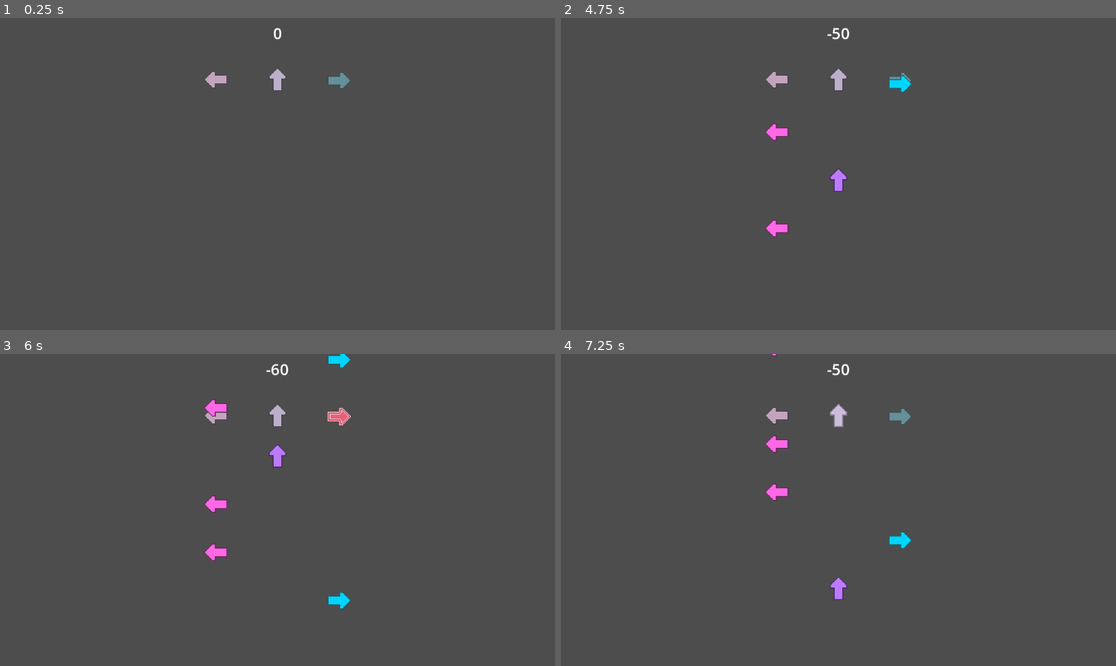
Above: before the commit, frames 1-4 (two rows, left to right).
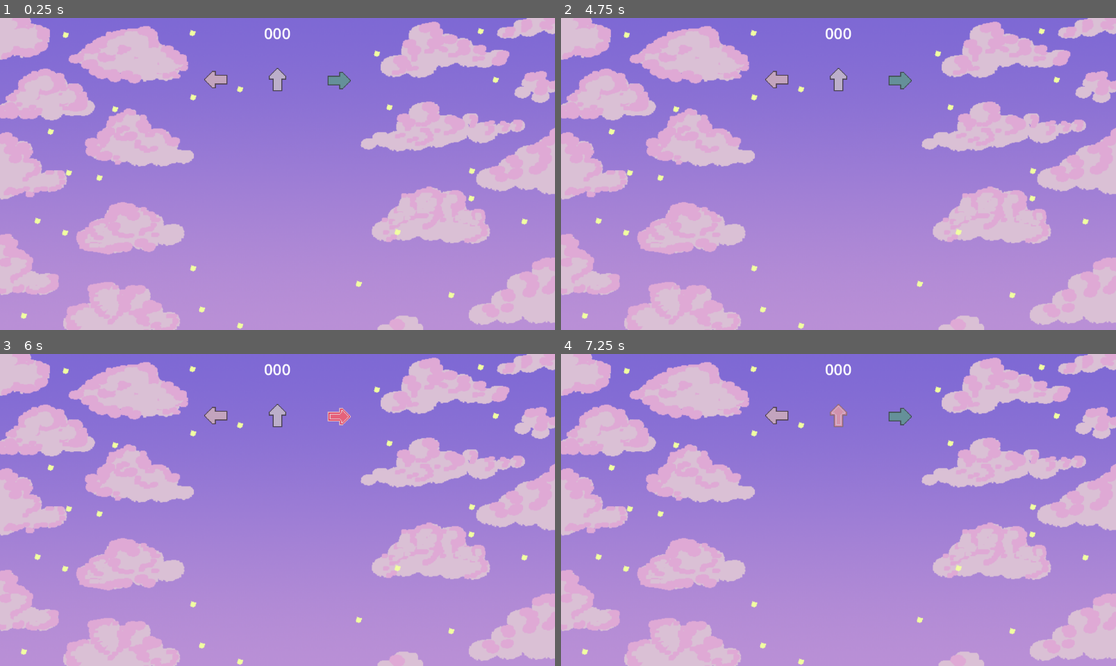
Above: after the commit, the same moments.

Repository: xKiniax/Music-Assignment-Godot
Game: Godot game, scene res://scenes/game.tscn
Same seed, same stepped clock (60 frames per second), same inputs: the game is played once before the commit and once after it. The project has no main scene, so this scene is started directly.
Inputs:
- Up to frame 1 (0.25 s): no input
- Up to frame 2 (4.75 s): tap Enter at 0.5 s; hold Right (ui_right) 0.53-1.28 s; hold Left (Left) 1.28-2.03 s; hold Right (ui_right) 2.03-2.78 s; hold Up (ui_up) 2.78-3.53 s; hold Left (Left) from 3.53 s (still down)
- Up to frame 3 (6 s): release Left (Left) at 5.78 s; hold Right (ui_right) from 5.78 s (still down)
- Up to frame 4 (7.25 s): release Right (ui_right) at 6.53 s; hold Up (ui_up) from 6.53 s (still down)

The runs differ from the first frame. In frame 1, 100% of the frame differs, in the area x 0-100%, y 0-100%; in frame 2, 100%; in frame 3, 100%; in frame 4, 100%.
Error after the commit: Parse Error: Identifier "lane" not declared in the current scope. (res://scripts/Game.gd:95)

Commit message:
Attempted to implement more complicated code

Diff:
--- /dev/null
+++ b/music-game-project/Conductor.gd
@@ -0,0 +1,75 @@
+extends AudioStreamPlayer2D
+
+
+@export var bpm := 100
+@export var measures := 4
+
+# Tracking the beat and song position
+var song_position = 0.0
+var song_position_in_beats = 1
+var sec_per_beat = 60.0 / bpm
+var last_reported_beat = 0
+var beats_before_start = 0
+var measure = 1
+
+# Determining how close to the beat an event is
+var closest = 0
+var time_off_beat = 0.0
+
+signal beat(position)
+signal measur(position)
+
+
+func _ready():
+	sec_per_beat = 60.0 / bpm
+
+
+func _physics_process(_delta):
+	if playing:
+		song_position = get_playback_position() + AudioServer.get_time_since_last_mix()
+		song_position -= AudioServer.get_output_latency()
+		song_position_in_beats = int(floor(song_position / sec_per_beat)) + beats_before_start
+		_report_beat()
+
+
+func _report_beat():
+	if last_reported_beat < song_position_in_beats:
+		if measure > measures:
+			measure = 1
+		emit_signal("beat", song_position_in_beats)
+		emit_signal("measure", measure)
+		last_reported_beat = song_position_in_beats
+		measure += 1
+
+
+func play_with_beat_offset(num):
+	beats_before_start = num
+	$StartTimer.wait_time = sec_per_beat
+	$StartTimer.start()
+
+
+func closest_beat(nth):
+	closest = int(round((song_position / sec_per_beat) / nth) * nth)
+	time_off_beat = abs(closest * sec_per_beat - song_position)
+	return Vector2(closest, time_off_beat)
+
+
+func play_from_beat(beat, offset):
+	play()
+	seek(beat * sec_per_beat)
+	beats_before_start = offset
+	measure = beat % measures
+
+
+func _on_StartTimer_timeout():
+	song_position_in_beats += 1
+	if song_position_in_beats < beats_before_start - 1:
+		$StartTimer.start()
+	elif song_position_in_beats == beats_before_start - 1:
+		$StartTimer.wait_time = $StartTimer.wait_time - (AudioServer.get_time_to_next_mix() +
+														AudioServer.get_output_latency())
+		$StartTimer.start()
+	else:
+		play()
+		$StartTimer.stop()
+	_report_beat()
--- /dev/null
+++ b/music-game-project/scenes/Conductor.tscn
@@ -0,0 +1,8 @@
+[gd_scene load_steps=2 format=3 uid="uid://uj5qkpxo4aga"]
+
+[ext_resource type="Script" path="res://Conductor.gd" id="1_u2b5n"]
+
+[node name="AudioStreamPlayer2D" type="AudioStreamPlayer2D"]
+script = ExtResource("1_u2b5n")
+
+[node name="StartTimer" type="Timer" parent="."]
--- a/music-game-project/scenes/game.tscn
+++ b/music-game-project/scenes/game.tscn
@@ -1,8 +1,10 @@
-[gd_scene load_steps=5 format=3 uid="uid://c2mbgr0vcsff2"]
+[gd_scene load_steps=7 format=3 uid="uid://c2mbgr0vcsff2"]
 
 [ext_resource type="Script" path="res://scripts/Game.gd" id="1_i3iie"]
 [ext_resource type="PackedScene" uid="uid://dulyi3kb2xwcm" path="res://scenes/Idle_ArrowLeft.tscn" id="2_1xirr"]
+[ext_resource type="Texture2D" uid="uid://bakj118a1hsk5" path="res://Assets/level.png" id="2_ptic1"]
 [ext_resource type="PackedScene" uid="uid://dttliofjqs7do" path="res://scenes/Idle_ArrowUp.tscn" id="3_0ac6x"]
+[ext_resource type="PackedScene" uid="uid://uj5qkpxo4aga" path="res://scenes/Conductor.tscn" id="6_1y2vo"]
 [ext_resource type="PackedScene" uid="uid://cofindrqe6yys" path="res://scenes/Idle_ArrowRight.tscn" id="6_b5f2k"]
 
 [node name="Game" type="Node2D"]
@@ -12,13 +14,18 @@
 [node name="Create" type="Node2D" parent="."]
 
 [node name="Marker2D_AL" type="Marker2D" parent="Create"]
-position = Vector2(448, 512)
+position = Vector2(448, 674)
 
 [node name="Marker2D_AU" type="Marker2D" parent="Create"]
-position = Vector2(576, 512)
+position = Vector2(576, 674)
 
 [node name="Marker2D_AR" type="Marker2D" parent="Create"]
-position = Vector2(704, 512)
+position = Vector2(704, 674)
+
+[node name="Level" type="Sprite2D" parent="Create"]
+position = Vector2(576, 324)
+scale = Vector2(1.2973, 1.296)
+texture = ExtResource("2_ptic1")
 
 [node name="Idle_ArrowLeft" parent="." instance=ExtResource("2_1xirr")]
 position = Vector2(448, 128)
@@ -42,4 +49,6 @@
 horizontal_alignment = 1
 vertical_alignment = 1
 
+[node name="Conductor" parent="." instance=ExtResource("6_1y2vo")]
+
 [connection signal="timeout" from="Timer" to="." method="_on_Timer_timeout"]
--- a/music-game-project/scripts/Game.gd
+++ b/music-game-project/scripts/Game.gd
@@ -6,13 +6,105 @@
 
 var random = 0
 var RNG = RandomNumberGenerator.new()
+var spawn_1_beat = 0
+var spawn_2_beat = 0
+var spawn_3_beat = 1
+var spawn_4_beat = 0
+
+var bpm = 115
+var song_position = 0.0
+var song_position_in_beats = 0
+var last_spawned_beat = 0
+var sec_per_beat = 60.0 / bpm
+
+var bad = 0
+var good = 0
+
+func _ready() -> void:
+	randomize()
+	$Conductor.play_with_beat_offset(8)
 
 func _process(delta: float) -> void:
 
 	$Score/Label.text = str(Global.score)
 
+func _on_Conductor_beat(position):
+	song_position_in_beats = position
+	if song_position_in_beats > 36:
+		spawn_1_beat = 1
+		spawn_2_beat = 1
+		spawn_3_beat = 1
+		spawn_4_beat = 1
+	if song_position_in_beats > 98:
+		spawn_1_beat = 2
+		spawn_2_beat = 0
+		spawn_3_beat = 1
+		spawn_4_beat = 0
+	if song_position_in_beats > 132:
+		spawn_1_beat = 0
+		spawn_2_beat = 2
+		spawn_3_beat = 0
+		spawn_4_beat = 2
+	if song_position_in_beats > 162:
+		spawn_1_beat = 2
+		spawn_2_beat = 2
+		spawn_3_beat = 1
+		spawn_4_beat = 1
+	if song_position_in_beats > 194:
+		spawn_1_beat = 2
+		spawn_2_beat = 2
+		spawn_3_beat = 1
+		spawn_4_beat = 2
+	if song_position_in_beats > 228:
+		spawn_1_beat = 0
+		spawn_2_beat = 2
+		spawn_3_beat = 1
+		spawn_4_beat = 2
+	if song_position_in_beats > 258:
+		spawn_1_beat = 1
+		spawn_2_beat = 2
+		spawn_3_beat = 1
+		spawn_4_beat = 2
+	if song_position_in_beats > 288:
+		spawn_1_beat = 0
+		spawn_2_beat = 2
+		spawn_3_beat = 0
+		spawn_4_beat = 2
+	if song_position_in_beats > 322:
+		spawn_1_beat = 3
+		spawn_2_beat = 2
+		spawn_3_beat = 2
+		spawn_4_beat = 1
+	if song_position_in_beats > 388:
+		spawn_1_beat = 1
+		spawn_2_beat = 0
+		spawn_3_beat = 0
+		spawn_4_beat = 0
+	if song_position_in_beats > 396:
+		spawn_1_beat = 0
+		spawn_2_beat = 0
+		spawn_3_beat = 0
+		spawn_4_beat = 0
+	if song_position_in_beats > 404:
+		#Global.set_score(score)
+		Global.good = good
+		Global.bad = bad
 
-func _on_Timer_timeout() -> void:
+func _spawn_notes(to_spawn):
+	if to_spawn > 0:
+		lane = randi() % 3
+		instance = note.instance()
+		instance.initialize(lane)
+		add_child(instance)
+	if to_spawn > 1:
+		while rand == lane:
+			rand = randi() % 3
+		lane = rand
+		instance = note.instance()
+		instance.initialize(lane)
+		add_child(instance)
+
+#func _on_Timer_timeout() -> void:
 
 	$Timer.start()
 	RNG.randomize()
Binary file added: music-game-project/Assets/Menu.png
Not shown, added: music-game-project/Assets/Menu.png.import
Binary file added: music-game-project/Assets/level.png
Not shown, added: music-game-project/Assets/level.png.import
